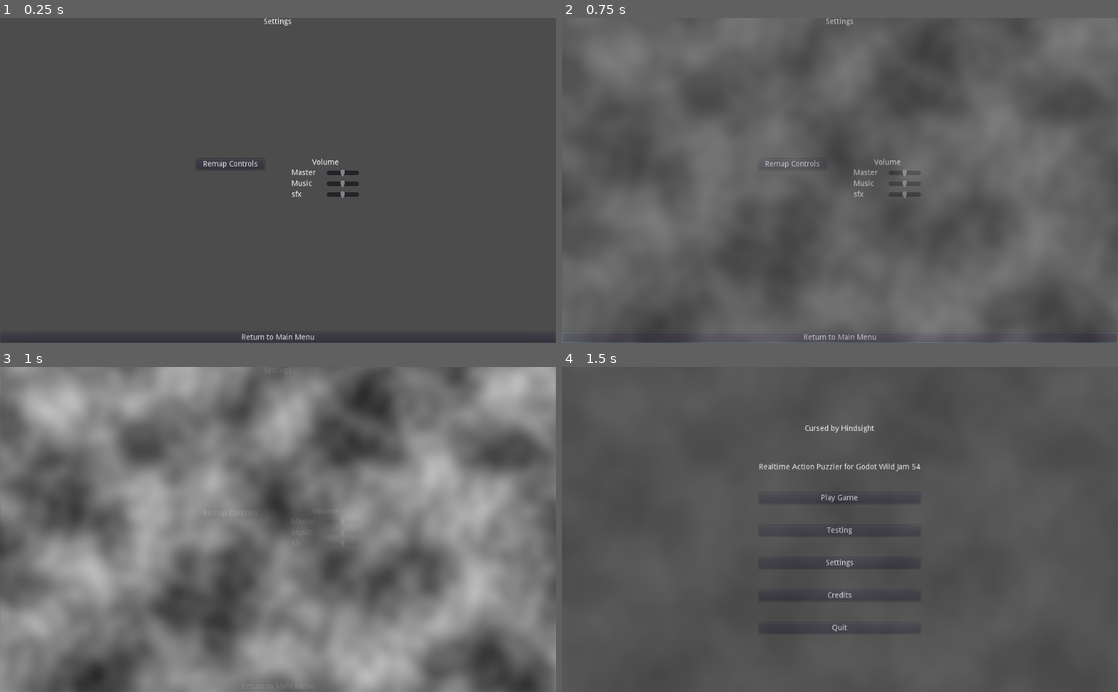
Above: before the commit, frames 1-4 (two rows, left to right).
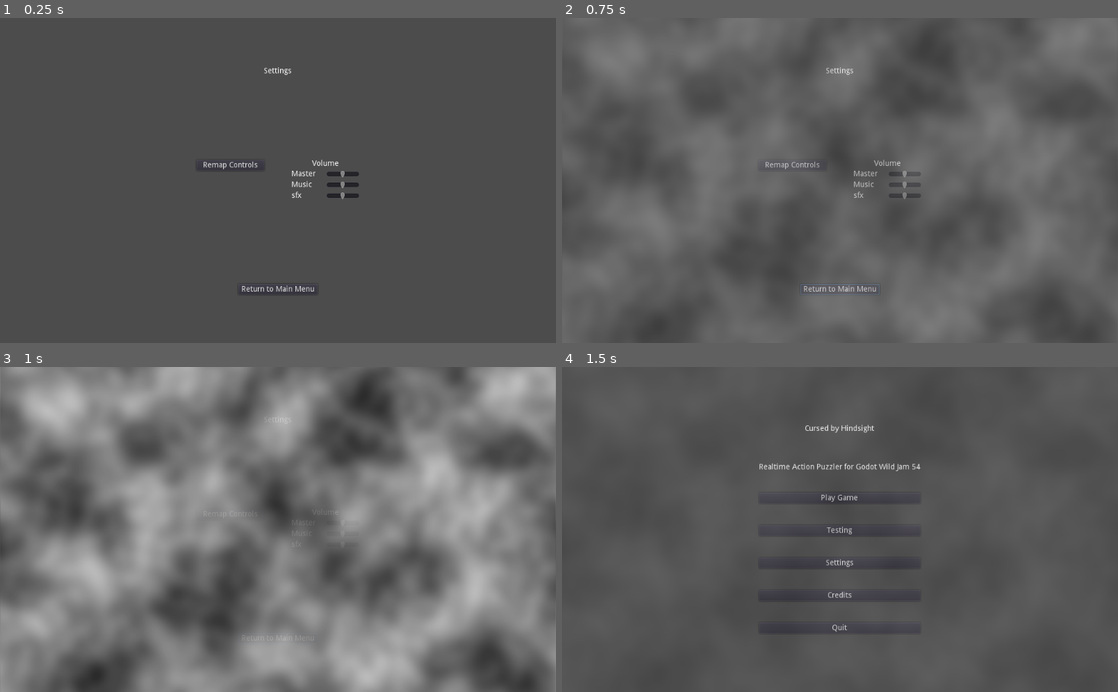
Above: after the commit, the same moments.

Repository: IMAFIREHAZARD/GWJ-54-Solid-Gold
Game: Godot game, scene res://Menus/Settings.tscn
The game is run twice, just before and just after one commit, with the same random seed, the same clock (stepped at 60 frames per second) and the same inputs. This scene is started directly instead of the project's main scene. The engine's default icon, where the game draws it, is replaced by a stand-in: a white triangle on a blue panel in a dark square. Sound files missing from this copy of the repository are replaced by a short silence.
Inputs:
- Up to frame 1 (0.25 s): no input
- Up to frame 2 (0.75 s): click "Return to Main Menu" at 0.5 s
- Up to frame 3 (1 s): no input
- Up to frame 4 (1.5 s): click "Play Game" at 1.25 s

The runs differ from the first frame. In frame 1, 0.9% of the frame differs, in the area x 4-96%, y 0-100%; in frame 2, 0.8%; in frame 3, less than 0.1%; in frame 4, nothing differs.

Commit message:
keyboard remapping

Diff:
--- /dev/null
+++ b/Menus/RemapControls.tscn
@@ -0,0 +1,59 @@
+[gd_scene load_steps=3 format=2]
+
+[ext_resource path="res://addons/key_binding/action_mapper.tscn" type="PackedScene" id=1]
+[ext_resource path="res://GUI/SceneChangeButton.tscn" type="PackedScene" id=2]
+
+[node name="RemapControls" type="Control"]
+anchor_right = 1.0
+anchor_bottom = 1.0
+
+[node name="MarginContainer" type="CenterContainer" parent="."]
+anchor_right = 1.0
+anchor_bottom = 1.0
+
+[node name="VBoxContainer" type="VBoxContainer" parent="MarginContainer"]
+margin_left = 439.0
+margin_top = 235.0
+margin_right = 585.0
+margin_bottom = 365.0
+
+[node name="MoveLeft" parent="MarginContainer/VBoxContainer" instance=ExtResource( 1 )]
+margin_right = 146.0
+margin_bottom = 18.0
+action = "move_left"
+num_input_events = 2
+
+[node name="MoveRight" parent="MarginContainer/VBoxContainer" instance=ExtResource( 1 )]
+margin_top = 22.0
+margin_right = 146.0
+margin_bottom = 40.0
+action = "move_right"
+num_input_events = 2
+
+[node name="MoveUp" parent="MarginContainer/VBoxContainer" instance=ExtResource( 1 )]
+margin_top = 44.0
+margin_right = 146.0
+margin_bottom = 62.0
+action = "move_up"
+num_input_events = 2
+
+[node name="MoveDown" parent="MarginContainer/VBoxContainer" instance=ExtResource( 1 )]
+margin_top = 66.0
+margin_right = 146.0
+margin_bottom = 84.0
+action = "move_down"
+num_input_events = 2
+
+[node name="Inventory" parent="MarginContainer/VBoxContainer" instance=ExtResource( 1 )]
+margin_top = 88.0
+margin_right = 146.0
+margin_bottom = 106.0
+action = "toggle_inventory"
+num_input_events = 2
+
+[node name="MainMenuButton" parent="MarginContainer/VBoxContainer" instance=ExtResource( 2 )]
+margin_top = 110.0
+margin_right = 146.0
+margin_bottom = 130.0
+text = "Return to Main Menu"
+target_scene_path = "res://Main.tscn"
--- a/Menus/Settings.tscn
+++ b/Menus/Settings.tscn
@@ -1,7 +1,7 @@
 [gd_scene load_steps=5 format=2]
 
 [ext_resource path="res://GUI/SceneChangeButton.tscn" type="PackedScene" id=1]
-[ext_resource path="res://addons/key_binding/action_mapper.tscn" type="PackedScene" id=2]
+[ext_resource path="res://Menus/RemapControls.tscn" type="PackedScene" id=2]
 [ext_resource path="res://GUI/VolumeSetting.tscn" type="PackedScene" id=3]
 [ext_resource path="res://sfx/SFXAudioVolumeTest.ogg" type="AudioStream" id=4]
 
@@ -18,23 +18,26 @@
 margin_bottom = 600.0
 
 [node name="Label" type="Label" parent="MarginContainer/VBoxContainer"]
+margin_top = 91.0
 margin_right = 1024.0
-margin_bottom = 14.0
+margin_bottom = 105.0
+size_flags_horizontal = 3
+size_flags_vertical = 6
 text = "Settings"
 align = 1
 
 [node name="CenterContainer" type="CenterContainer" parent="MarginContainer/VBoxContainer"]
-margin_top = 18.0
+margin_top = 201.0
 margin_right = 1024.0
-margin_bottom = 576.0
+margin_bottom = 398.0
 size_flags_horizontal = 3
 size_flags_vertical = 3
 
 [node name="HBoxContainer" type="HBoxContainer" parent="MarginContainer/VBoxContainer/CenterContainer"]
 margin_left = 362.0
-margin_top = 242.0
+margin_top = 61.0
 margin_right = 662.0
-margin_bottom = 316.0
+margin_bottom = 135.0
 grow_horizontal = 2
 rect_min_size = Vector2( 300, 0 )
 custom_constants/separation = 50
@@ -83,9 +86,12 @@
 bus = "sfx"
 
 [node name="MainMenuButton" parent="MarginContainer/VBoxContainer" instance=ExtResource( 1 )]
-margin_top = 580.0
-margin_right = 1024.0
-margin_bottom = 600.0
+margin_left = 439.0
+margin_top = 491.0
+margin_right = 585.0
+margin_bottom = 511.0
+size_flags_horizontal = 6
+size_flags_vertical = 6
 text = "Return to Main Menu"
 target_scene_path = "res://Main.tscn"
 
